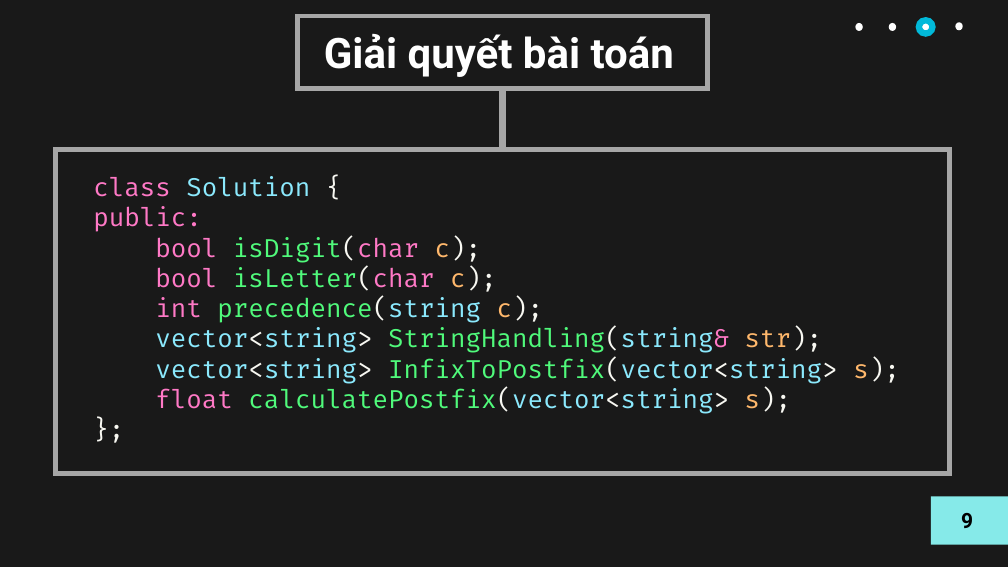
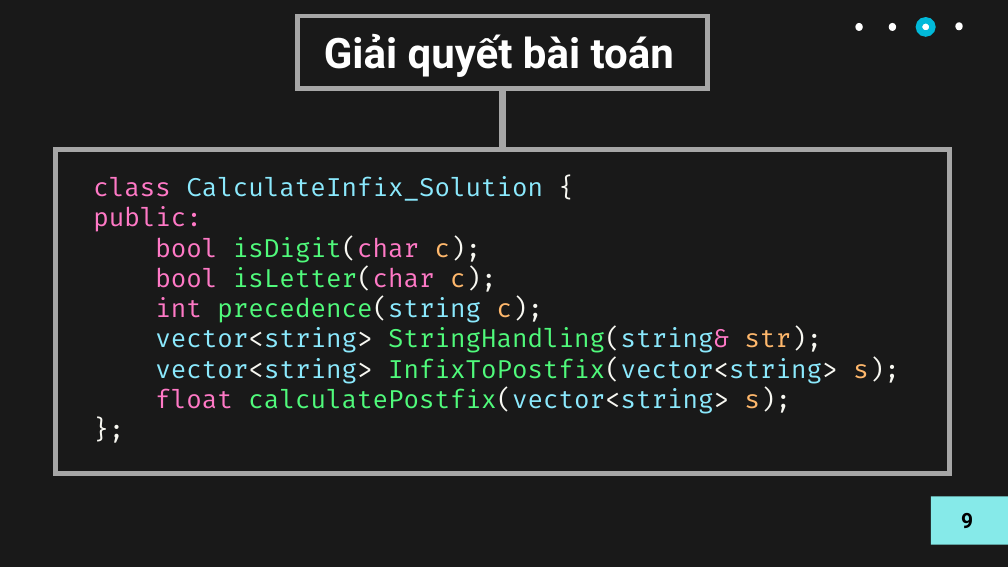
Before and after one commit to ngocson1042002/Project-OOP, a slide deck: slide 17 of Presentation-Bai2.pptx. Drawn at 1008x567 pixels with LibreOffice and Linux fonts; fonts in the diff are those of the drawing. Boxes give left, top, right and bottom in pixels: in the first picture for what was removed or moved away, otherwise in the second. Text is boxed around its words. In the diff, an @@ line names an element or a change of style, - is before the commit and + after.

```diff
--- a/Presentation-Bai2.pptx
+++ b/Presentation-Bai2.pptx
@@ text at (93, 176, 543, 201): text changed @@
-class Solution {
+class CalculateInfix_Solution {
```
Also in this commit, not shown: 9 other files.
